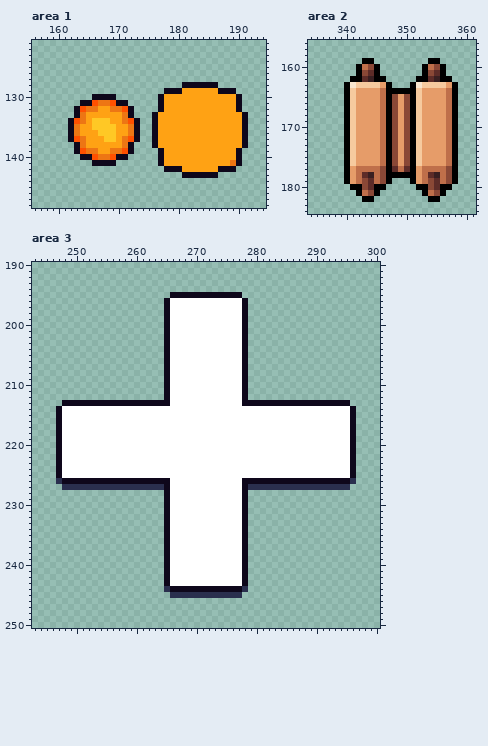
File history of a pixel-art file, core/assets/ase/ui.ase. Above: the version before the commit.
512x256 pixels, 1 frame. Colours within 5 levels of each other are drawn and written as one. Shown: area 1: x 156..194, y 121..148; area 2: x 334..361, y 156..184; area 3: x 243..300, y 190..250. The commit also changed other parts of the picture, which this record leaves out.
And afterwards:
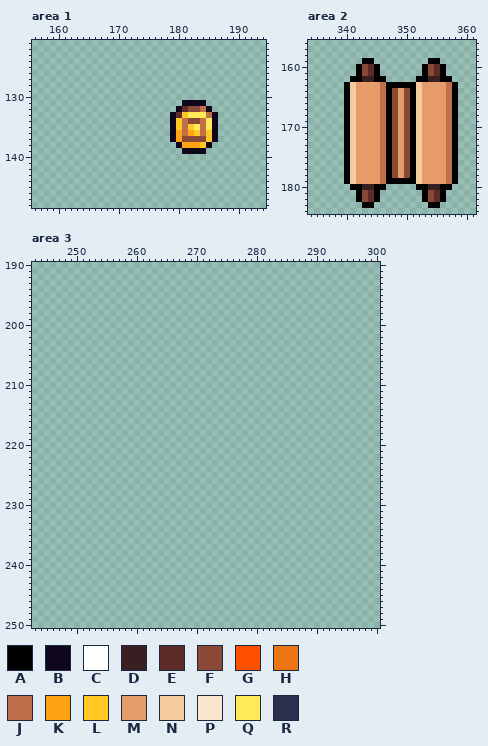
Palette (. is transparent): A #000000  B #0e071b  C #ffffff  D #391f21  E #5d2c28  F #8a4836  G #ff5000  H #ed7614  J #bf6f4a  K #ffa214  L #ffc825  M #e69c69  N #f6ca9f  P #f9e6cf  Q #ffeb57  R #2a2f4e
Changes in this commit:
Changed rows in their new state; - is an unchanged pixel.
Area 1:
first column x 162:
128 -------------------......-----
129 ----------------............--
130 ----....-------..............-
131 --........-----....BBBB......-
132 -..........----...BEFFJB.....-
133 -..........---...BELQQQJB.....
134 ............--...BLJFFJQB.....
135 ............--...BLJLQJQB.....
136 ............--...B-J-LJLB.....
137 ............--...B-FFFFLB.....
138 -..........---....B---LB......
139 -..........----....BBBB......-
140 --........-----..............-
141 ----....-------..............-
142 ----------------............--
143 -------------------......-----
Area 2:
first column x 341:
160 --FE---------FE--
162 --D----------D---
163 NMMMMJ-AAA-NMMMMJ
164 -------FMF-------
first column x 341:
177 NMMMMJ-FMF-NMMMMJ
178 NMMMMJ-FMF-NMMMMJ
179 NMMMMJ-AAA-NMMMMJ
180 --DD---------DD--
181 --FE---------FE--
182 -AFEA-------AFEA-
183 --AA---------AA--
Area 3:
first column x 247:
195 -------------------............-------------------
196 ------------------..............------------------
197 ------------------..............------------------
198 ------------------..............------------------
199 ------------------..............------------------
200 ------------------..............------------------
201 ------------------..............------------------
202 ------------------..............------------------
203 ------------------..............------------------
204 ------------------..............------------------
205 ------------------..............------------------
206 ------------------..............------------------
207 ------------------..............------------------
208 ------------------..............------------------
209 ------------------..............------------------
210 ------------------..............------------------
211 ------------------..............------------------
212 ------------------..............------------------
213 -................................................-
214 ..................................................
215 ..................................................
216 ..................................................
217 ..................................................
218 ..................................................
219 ..................................................
220 ..................................................
221 ..................................................
222 ..................................................
223 ..................................................
224 ..................................................
225 ..................................................
226 ..................................................
227 -................................................-
228 ------------------..............------------------
229 ------------------..............------------------
230 ------------------..............------------------
231 ------------------..............------------------
232 ------------------..............------------------
233 ------------------..............------------------
234 ------------------..............------------------
235 ------------------..............------------------
236 ------------------..............------------------
237 ------------------..............------------------
238 ------------------..............------------------
239 ------------------..............------------------
240 ------------------..............------------------
241 ------------------..............------------------
242 ------------------..............------------------
243 ------------------..............------------------
244 ------------------..............------------------
245 -------------------............-------------------
Pixel boxes of the changes (left, top, right, bottom) in both pictures:
changed: (68, 82, 248, 178)
changed: (350, 64, 452, 94)
changed: (350, 166, 452, 208)
erased: (56, 292, 356, 598)
